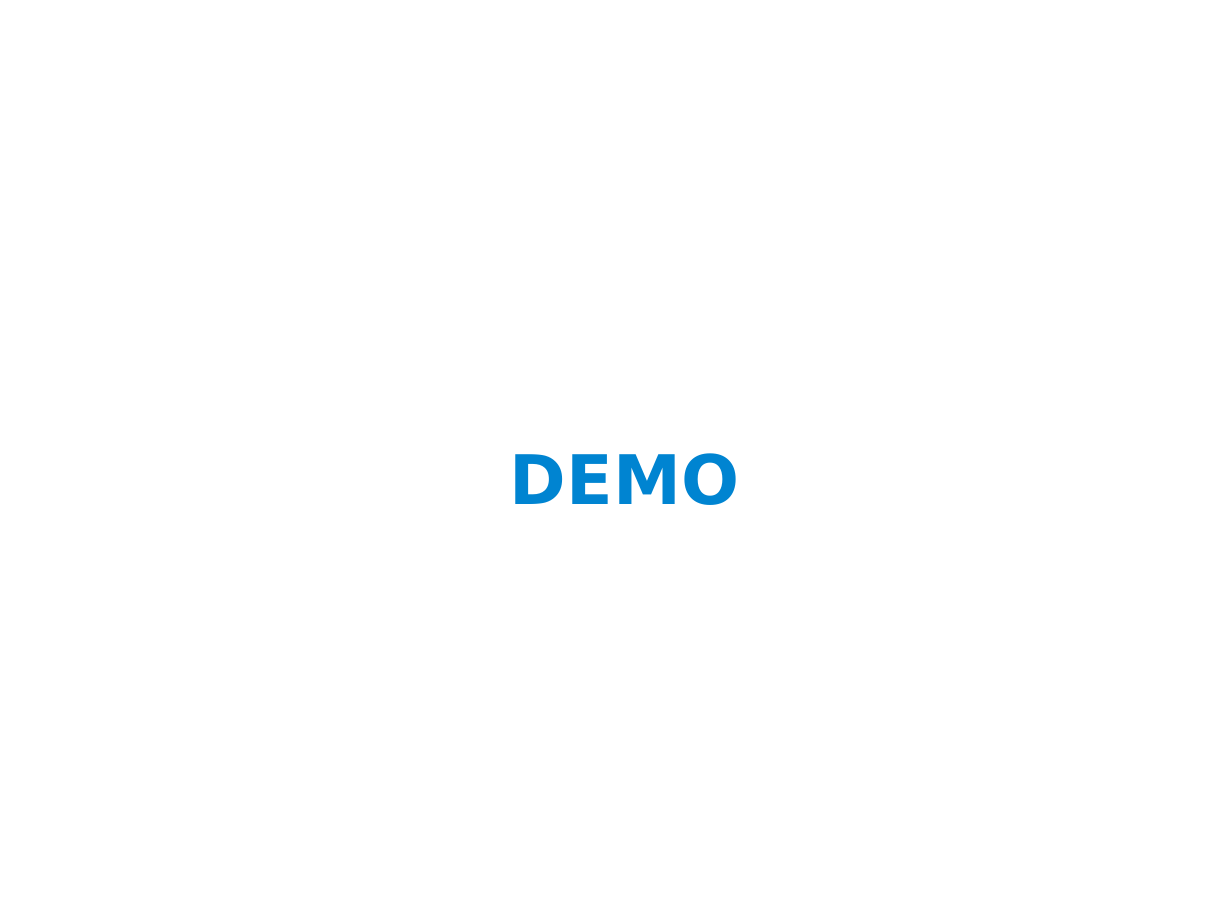
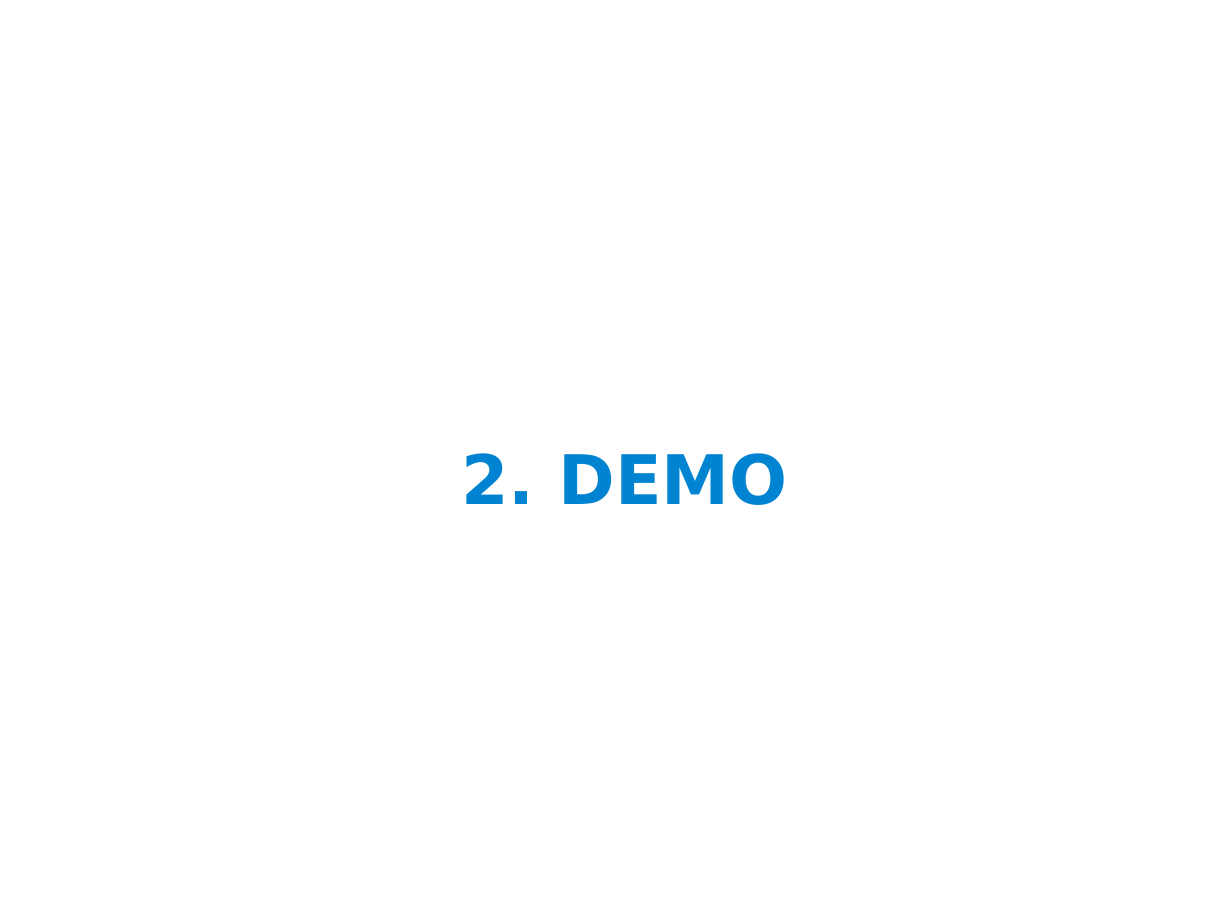
Before and after one commit to ernesto-g/tpfinalcese, a slide deck: slide 13 of presentacion/presentacion_v1.odp. Drawn at 1232x924 pixels with LibreOffice and Linux fonts; fonts in the diff are those of the drawing; background and template pictures are left out. Boxes give left, top, right and bottom in pixels: in the first picture for what was removed or moved away, otherwise in the second. Text is boxed around its words. In the diff, an @@ line names an element or a change of style, - is before the commit and + after.

```diff
--- a/presentacion/presentacion_v1.odp
+++ b/presentacion/presentacion_v1.odp
@@ title at box(461, 453, 787, 505): text changed @@
-DEMO
+2. DEMO
```
Also in this commit, not shown: 12 other slides changed, 2 slides added, 1 slide removed, 7 other files.
